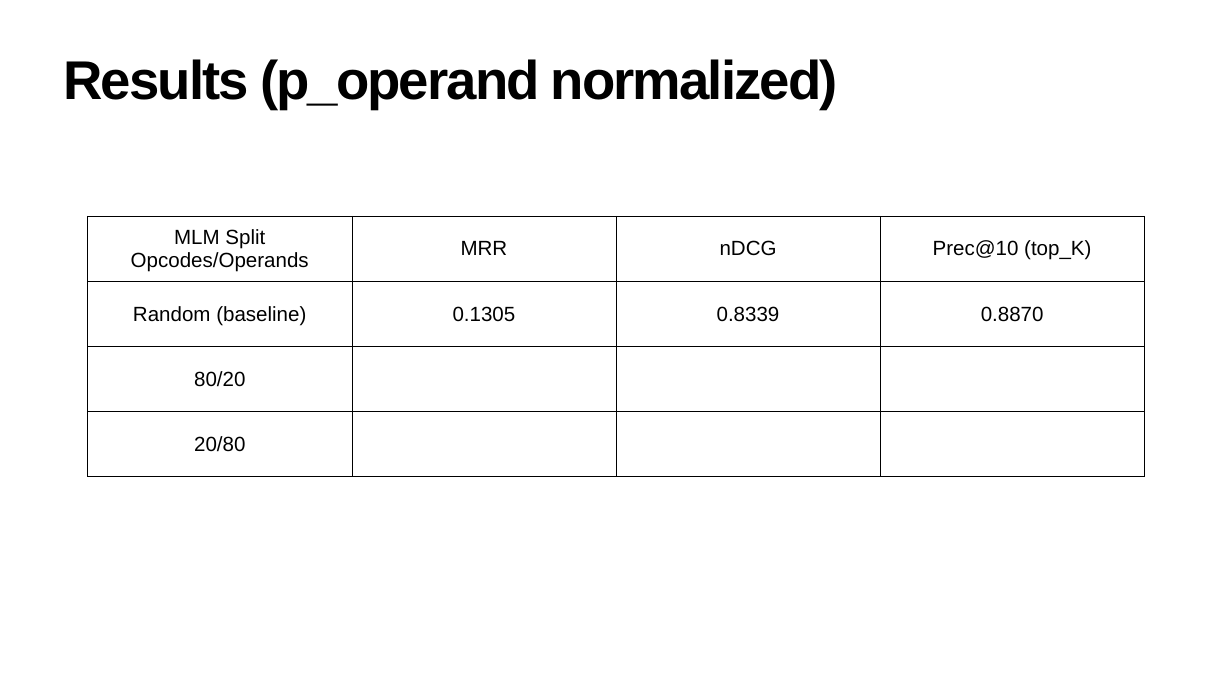
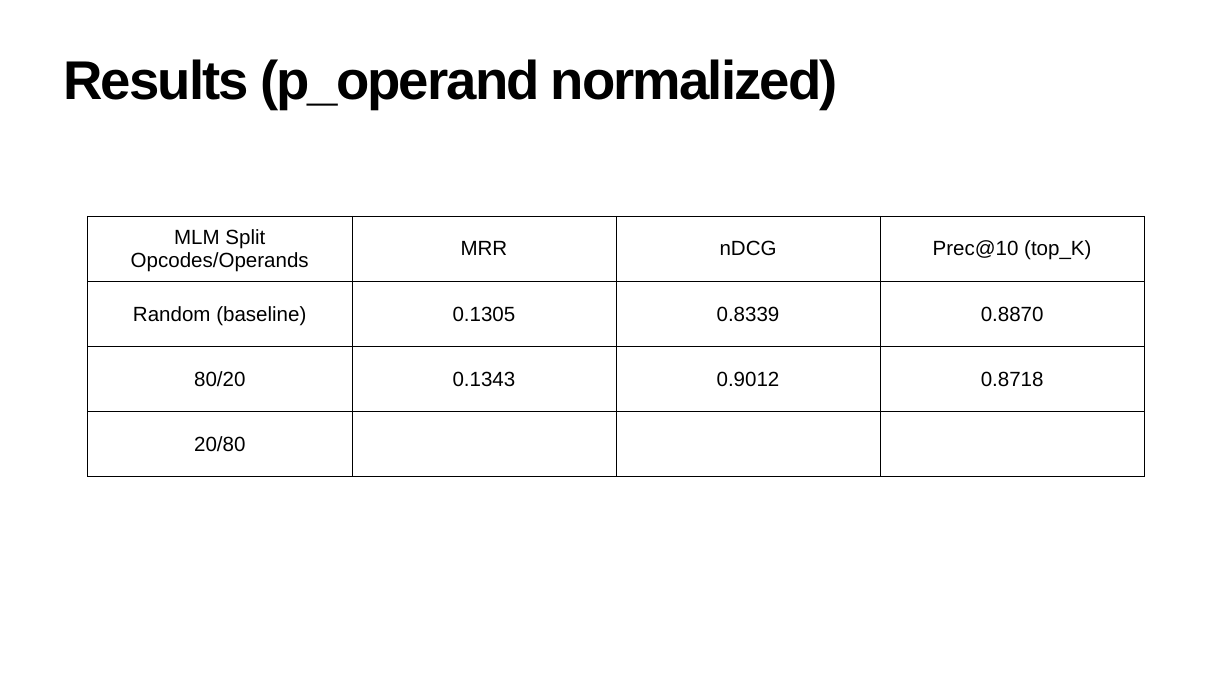
Before and after one commit to julig3ccd/BinAI, a slide deck: slide 15 of presentation/final_presentation.pptx. Drawn at 1232x693 pixels with LibreOffice and Linux fonts; fonts in the diff are those of the drawing. Boxes give left, top, right and bottom in pixels: in the first picture for what was removed or moved away, otherwise in the second. Text is boxed around its words. In the diff, an @@ line names an element or a change of style, - is before the commit and + after.

```diff
--- a/presentation/final_presentation.pptx
+++ b/presentation/final_presentation.pptx
@@ table at (88,216,1145,477) @@
-row 3: 80/20 |  |  | 
+row 3: 80/20 | 0.1343 | 0.9012 | 0.8718
```
Also in this commit, not shown: 2 other slides changed.
